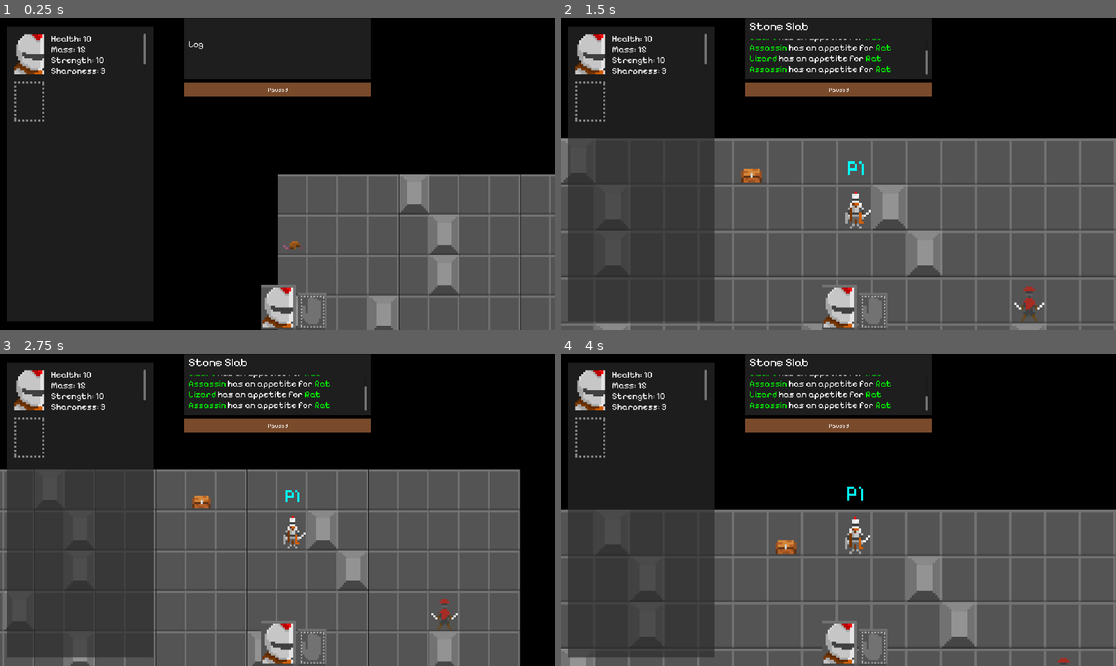
Above: before the commit, frames 1-4 (two rows, left to right).
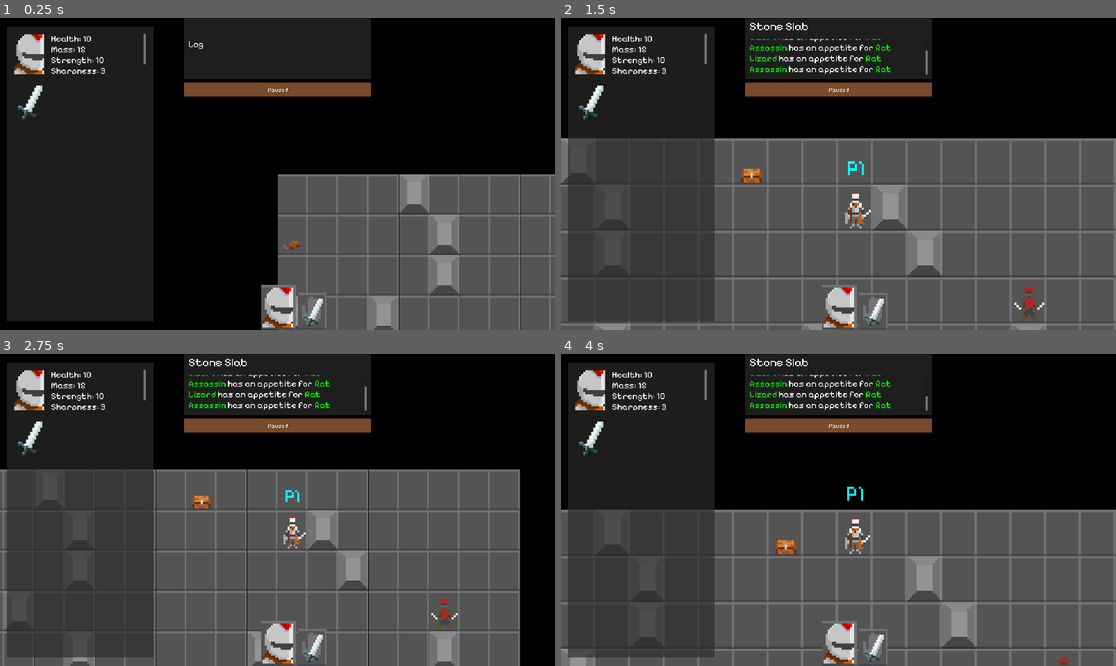
Above: after the commit, the same moments.

Repository: joshandersn/firecrest
Game: Godot game, scene res://main.tscn
The game is run twice, just before and just after one commit, with the same random seed, the same clock (stepped at 60 frames per second) and the same inputs.
Inputs (mouse positions are in pixels of both pictures, inside the frame that each line leads up to):
- Up to frame 1 (0.25 s): no input
- Up to frame 2 (1.5 s): tap Enter at 0.5 s; move the mouse to (855, 192) at 0.52 s; hold D (move_right) 0.53-1.28 s; tap T (talk) at 0.6 s; move the mouse to (583, 192) at 1.27 s; hold S (move_down) from 1.28 s (still down); tap = (zoom_in) at 1.35 s
- Up to frame 3 (2.75 s): move the mouse to (16, 488) at 2.02 s; release S (move_down) at 2.03 s; hold D (move_right) from 2.03 s (still down); tap - (zoom_out) at 2.1 s
- Up to frame 4 (4 s): tap Space at 2.75 s; move the mouse to (644, 491) at 2.77 s; release D (move_right) at 2.78 s; hold W (move_up) 2.78-3.53 s; tap T (talk) at 2.85 s; move the mouse to (672, 528) at 3.52 s; hold A (move_left) from 3.53 s (still down); tap = (zoom_in) at 3.6 s

The runs differ from the first frame. In frame 1, 0.4% of the frame differs, in the area x 2-59%, y 20-100%; in frame 2, 0.4%; in frame 3, 0.4%; in frame 4, 0.4%.
Error in both runs: Invalid access to property or key 'entity' on a base object of type 'Nil'. (res://Objects/talk.gd:5)

Commit message:
Adds lore and more items

Diff:
--- a/Entities/Assassin.tres
+++ b/Entities/Assassin.tres
@@ -8,11 +8,16 @@
 [resource]
 script = ExtResource("1_r0ggn")
 tag = "Assassin"
+lore = "Driven by the returning profit and ego earned from delving so deep in the dungeon. The Assassin hunts high value targets and won't care for mindless beasts."
 artwork = ExtResource("1_jckcy")
 artwork_dead = ExtResource("2_rk0dq")
 portrait = ExtResource("2_7tubw")
 health = 5
 health_max = 5
+armor = 0
+armor_max = 0
+soul = 0
+soul_max = 0
 strength = 4
 inititive = 2
 mass = 4
--- a/Entities/Chest.tres
+++ b/Entities/Chest.tres
@@ -9,11 +9,16 @@
 [resource]
 script = ExtResource("1_rm37o")
 tag = "Chest"
+lore = "The humble wooden chest sits quietly to itself. What's inside his head?"
 artwork = ExtResource("1_clcdv")
 artwork_dead = ExtResource("1_clcdv")
 portrait = ExtResource("2_t43y2")
 health = 0
 health_max = 0
+armor = 0
+armor_max = 0
+soul = 0
+soul_max = 0
 strength = 0
 inititive = 0
 mass = 10
--- a/Entities/HealthPotion.tres
+++ b/Entities/HealthPotion.tres
@@ -7,13 +7,20 @@
 [resource]
 script = ExtResource("1_xp6xr")
 tag = "Health Potion"
+lore = "The contents taste like fine acidic dirt."
 artwork = ExtResource("1_wjfpv")
 artwork_dead = ExtResource("2_xolj0")
 health = 5
 health_max = 5
+armor = 0
+armor_max = 0
+soul = 0
+soul_max = 0
 strength = 0
 inititive = 0
 mass = 1
 sharpness = 0
 protein = 10
+savagery = 0
+sense = 0
 storage = Array[ExtResource("1_xp6xr")]([])
--- a/Entities/Slime.tres
+++ b/Entities/Slime.tres
@@ -8,11 +8,16 @@
 [resource]
 script = ExtResource("1_lm5h6")
 tag = "Slime"
+lore = "Amorphus creature made of potent bacteria. It eats anything it can disolve that is if it's dinner doesn't escape."
 artwork = ExtResource("1_ggb01")
 artwork_dead = ExtResource("2_7s5iw")
 portrait = ExtResource("2_vuj1n")
 health = 3
 health_max = 3
+armor = 0
+armor_max = 0
+soul = 0
+soul_max = 0
 strength = 1
 inititive = 1
 mass = 6
--- /dev/null
+++ b/Entities/Sword.tres
@@ -0,0 +1,25 @@
+[gd_resource type="Resource" script_class="ResEntity" load_steps=3 format=3 uid="uid://d14aswbb7yvni"]
+
+[ext_resource type="Texture2D" uid="uid://cm2u0arwsfbmg" path="res://Assets/sword.png" id="1_25jw1"]
+[ext_resource type="Script" path="res://Resources/res_entity.gd" id="2_ljpt7"]
+
+[resource]
+script = ExtResource("2_ljpt7")
+tag = "Sword"
+lore = "Heavy hunk of sharp metal. Able to slice anything softer than hardened leather. A tool as old as chivalry."
+artwork = ExtResource("1_25jw1")
+artwork_dead = ExtResource("1_25jw1")
+health = 0
+health_max = 0
+armor = 0
+armor_max = 0
+soul = 0
+soul_max = 0
+strength = 0
+inititive = 0
+mass = 5
+sharpness = 10
+protein = 0
+savagery = 0
+sense = 0
+storage = Array[ExtResource("2_ljpt7")]([])
--- a/Entities/Werewolf.tres
+++ b/Entities/Werewolf.tres
@@ -8,11 +8,16 @@
 [resource]
 script = ExtResource("1_v5ojc")
 tag = "Werewolf"
+lore = "Once a normal human being now driven mad with beastly desires. This beast is still considered to contain a soul in which one will bear the sin of murder."
 artwork = ExtResource("1_8mugo")
 artwork_dead = ExtResource("2_o5rrq")
 portrait = ExtResource("2_xi1hv")
 health = 20
 health_max = 20
+armor = 0
+armor_max = 0
+soul = 0
+soul_max = 0
 strength = 50
 inititive = 4
 mass = 20
--- a/Entities/Wizard.tres
+++ b/Entities/Wizard.tres
@@ -8,11 +8,16 @@
 [resource]
 script = ExtResource("2_aplh3")
 tag = "Wizard"
+lore = "Wizards offen inhabit bodies not originally theirs. When delving into the deep, possessing an orb in a cloak is less risky with a rich desire for objects of power."
 artwork = ExtResource("1_hwvxg")
 artwork_dead = ExtResource("1_k086u")
 portrait = ExtResource("3_1jvhw")
 health = 5
 health_max = 5
+armor = 0
+armor_max = 0
+soul = 0
+soul_max = 0
 strength = 3
 inititive = 3
 mass = 4
--- a/Entities/knight.tres
+++ b/Entities/knight.tres
@@ -1,18 +1,24 @@
-[gd_resource type="Resource" script_class="ResEntity" load_steps=5 format=3 uid="uid://dadd0pf1s47dg"]
+[gd_resource type="Resource" script_class="ResEntity" load_steps=6 format=3 uid="uid://dadd0pf1s47dg"]
 
 [ext_resource type="Script" path="res://Resources/res_entity.gd" id="1_4bijf"]
 [ext_resource type="Texture2D" uid="uid://dpjuimm75mv51" path="res://Assets/knight.png" id="1_jm6sp"]
 [ext_resource type="Texture2D" uid="uid://cbhq63kw4toi5" path="res://Assets/grave.png" id="2_j61h0"]
 [ext_resource type="Texture2D" uid="uid://lwyis5rgr46i" path="res://Assets/Knight Portrait.png" id="2_r07yx"]
+[ext_resource type="Resource" uid="uid://d14aswbb7yvni" path="res://Entities/Sword.tres" id="5_l4jqm"]
 
 [resource]
 script = ExtResource("1_4bijf")
 tag = "Knight"
+lore = "The kight is safe inside his steel shell from the dangers he may face. Such expensive armor is only attainable by men who are truly dedicated to his tasks."
 artwork = ExtResource("1_jm6sp")
 artwork_dead = ExtResource("2_j61h0")
 portrait = ExtResource("2_r07yx")
 health = 10
 health_max = 10
+armor = 0
+armor_max = 0
+soul = 0
+soul_max = 0
 strength = 10
 inititive = 3
 mass = 15
@@ -20,4 +26,5 @@
 protein = 15
 savagery = 0
 sense = 2
+wielded = ExtResource("5_l4jqm")
 storage = Array[ExtResource("1_4bijf")]([])
--- a/Entities/lizard.tres
+++ b/Entities/lizard.tres
@@ -7,10 +7,15 @@
 [resource]
 script = ExtResource("3_q07mu")
 tag = "Lizard"
+lore = "The slimy reptile squirms about. His tounge sniffing out the insects and rotends he craves. Slimy creatures are always bigger where the sun is absent."
 artwork = ExtResource("1_nhpb7")
 artwork_dead = ExtResource("2_i2xha")
 health = 5
 health_max = 5
+armor = 0
+armor_max = 0
+soul = 0
+soul_max = 0
 strength = 3
 inititive = 2
 mass = 4
--- a/Entities/rat.tres
+++ b/Entities/rat.tres
@@ -7,15 +7,20 @@
 [resource]
 script = ExtResource("2_hpfia")
 tag = "Rat"
+lore = "A classic pest. how can you top this?"
 artwork = ExtResource("1_xk0rh")
 artwork_dead = ExtResource("1_sb5ex")
 health = 1
 health_max = 1
+armor = 0
+armor_max = 0
+soul = 0
+soul_max = 0
 strength = 1
 inititive = 1
 mass = 1
 sharpness = 1
-protein = 2
+protein = 4
 savagery = 2
 sense = 5
 storage = Array[ExtResource("2_hpfia")]([])
--- /dev/null
+++ b/Entities/wand.tres
@@ -0,0 +1,25 @@
+[gd_resource type="Resource" script_class="ResEntity" load_steps=3 format=3 uid="uid://cdlwkbiaaabhs"]
+
+[ext_resource type="Texture2D" uid="uid://dk10ancsh15g" path="res://Assets/septer.png" id="1_o0xij"]
+[ext_resource type="Script" path="res://Resources/res_entity.gd" id="2_5paiy"]
+
+[resource]
+script = ExtResource("2_5paiy")
+tag = "Wand"
+lore = "Simple invention of a magical object attached to a rod. Has a precise length as to not infect ones flesh with unkown magics."
+artwork = ExtResource("1_o0xij")
+artwork_dead = ExtResource("1_o0xij")
+health = 0
+health_max = 0
+armor = 0
+armor_max = 0
+soul = 10
+soul_max = 0
+strength = 0
+inititive = 0
+mass = 3
+sharpness = 0
+protein = 0
+savagery = 0
+sense = 0
+storage = Array[ExtResource("2_5paiy")]([])
--- /dev/null
+++ b/Entities/yellowFlower.tres
@@ -0,0 +1,25 @@
+[gd_resource type="Resource" script_class="ResEntity" load_steps=3 format=3 uid="uid://dqhxjn4hwosop"]
+
+[ext_resource type="Texture2D" uid="uid://i73le8f8c7ut" path="res://Assets/flower.png" id="1_47dog"]
+[ext_resource type="Script" path="res://Resources/res_entity.gd" id="2_wpxef"]
+
+[resource]
+script = ExtResource("2_wpxef")
+tag = "Yellow Weed"
+lore = "Smells awful when wet. These weeds provide a small amount on nutreints, for animals at least."
+artwork = ExtResource("1_47dog")
+artwork_dead = ExtResource("1_47dog")
+health = 0
+health_max = 0
+armor = 0
+armor_max = 0
+soul = 0
+soul_max = 0
+strength = 0
+inititive = 0
+mass = 0
+sharpness = 0
+protein = 2
+savagery = 0
+sense = 0
+storage = Array[ExtResource("2_wpxef")]([])
--- a/Objects/entity.gd
+++ b/Objects/entity.gd
@@ -55,7 +55,7 @@
 			var targets = sensory.use()
 			var desired_target
 			for target in targets:
-				if target.entity.protein < entity.mass:
+				if target.entity.mass < entity.mass:
 					desired_target = target
 			if desired_target:
 				move_toward_direction(desired_target)
--- a/Resources/res_entity.gd
+++ b/Resources/res_entity.gd
@@ -3,12 +3,17 @@
 class_name ResEntity
 
 @export var tag: String
+@export_multiline var lore: String
 @export var artwork: Texture
 @export var artwork_dead := preload("res://Assets/grave.png")
 @export var portrait: Texture
 
 @export var health: int
 @export var health_max: int
+@export var armor: int
+@export var armor_max: int
+@export var soul: int
+@export var soul_max: int
 @export var strength: int
 @export var inititive: int
 @export var mass: int
